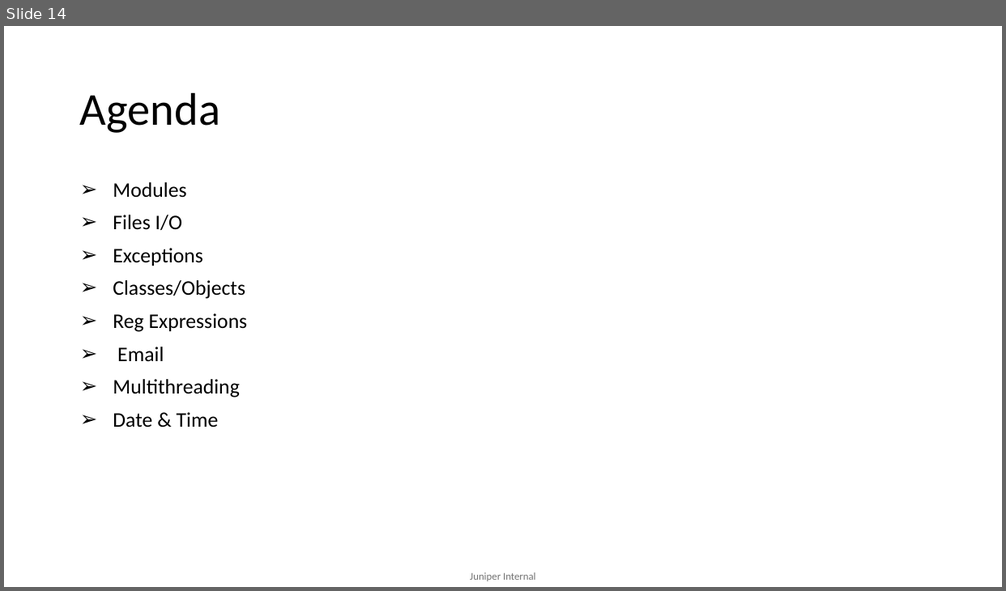
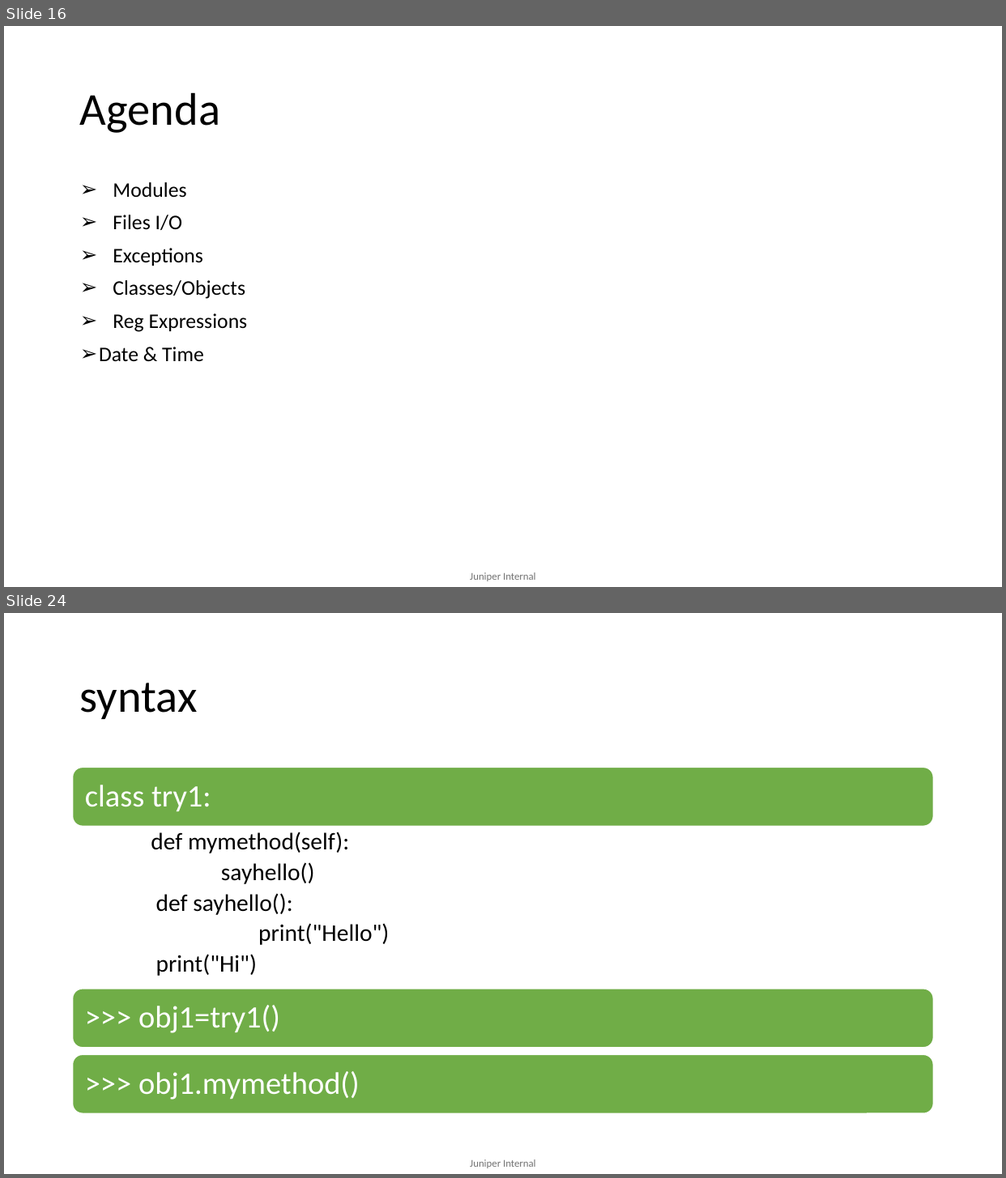
Before and after one commit to mdsathees/python, a slide deck: Python.pptx. Shown one above the other, each under a label of ours: slide 14 before the commit, slides 16 and 24 after it; the slides between them are not shown. The pictures are 1006x591 and 1006x1178 pixels, drawn with LibreOffice and Linux fonts; fonts in the diff are those of the drawing. Boxes give left, top, right and bottom in pixels: in the first picture for what was removed or moved away, otherwise in the second. Text is boxed around its words. In the diff, an @@ line names an element or a change of style, - is before the commit and + after.

```diff
--- a/Python.pptx
+++ b/Python.pptx
@@ slide 24 added at bbox=[4, 613, 1002, 1174], background #FFFFFF; not listed: 1 template element that a slide beside it also shows @@
@@ title added at bbox=[80, 683, 198, 719], 44 pt, text #000000 @@
+syntax
@@ group added at bbox=[73, 767, 934, 1114]: 4 texts, 3 rounded rectangles @@
+class try1:
+  def mymethod(self):
+    sayhello()
+      def sayhello():
+        print("Hello")
+        print("Hi")
+>>> obj1=try1()
+>>> obj1.mymethod()
@@ what was slide 14 is now slide 16 @@
@@ slide 16 changed as well @@
@@ text at bbox=[113, 347, 239, 398]: paragraphs removed @@
-➢ Email
-➢ Multithreading
```
Also in this commit, not shown: 3 other slides changed, 34 other slides added, 12 slides removed.
